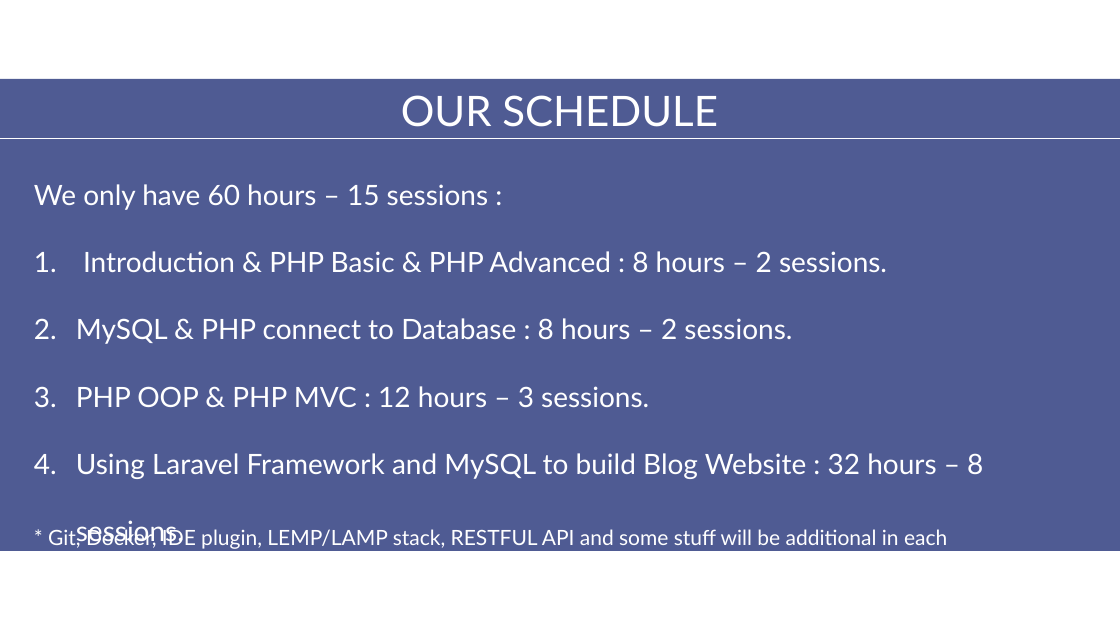
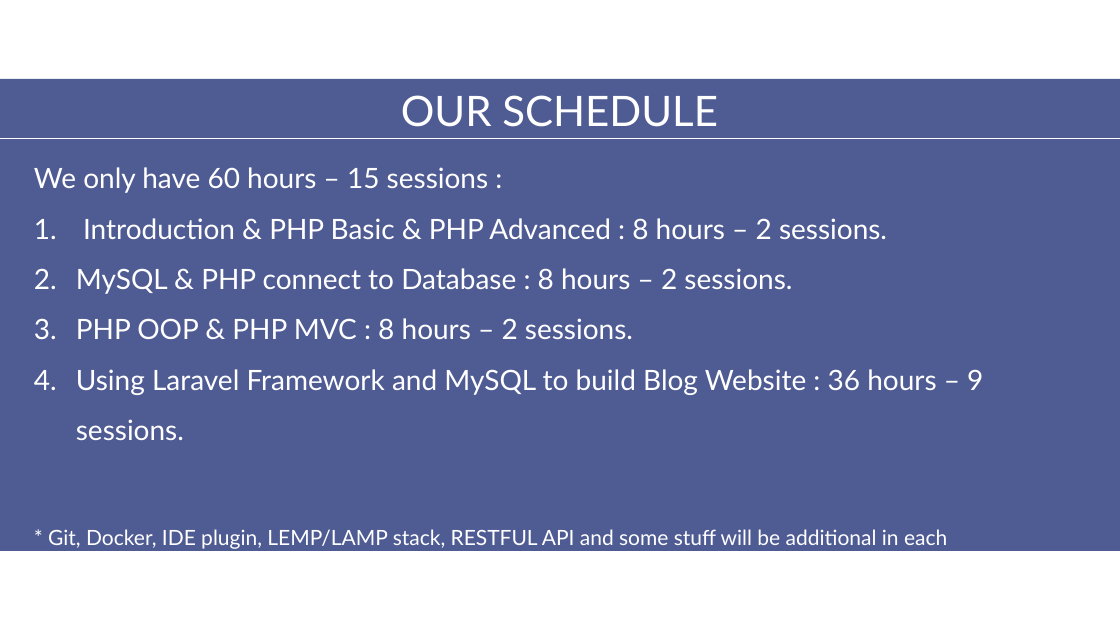
Before and after one commit to aptech-php/aptech-php-course, a slide deck: slide 12 of PHP/slides/0-PHP-Greeting.pptx. Drawn at 1120x630 pixels with LibreOffice and Linux fonts; fonts in the diff are those of the drawing. Boxes give left, top, right and bottom in pixels: in the first picture for what was removed or moved away, otherwise in the second. Text is boxed around its words. In the diff, an @@ line names an element or a change of style, - is before the commit and + after.

Commit message:
updated php slides

```diff
--- a/PHP/slides/0-PHP-Greeting.pptx
+++ b/PHP/slides/0-PHP-Greeting.pptx
@@ text at (34, 167, 887, 294): line spacing 2 to 1.5 @@
@@ text at (76, 318, 983, 440): text changed @@
-3. PHP OOP & PHP MVC : 12 hours – 3 sessions.
-4. Using Laravel Framework and MySQL to build Blog Website : 32 hours – 8 sessions.
+3. PHP OOP & PHP MVC : 8 hours – 2 sessions.
+4. Using Laravel Framework and MySQL to build Blog Website : 36 hours – 9 sessions.
```
Also in this commit, not shown: 2 other slides changed, 8 other files.
